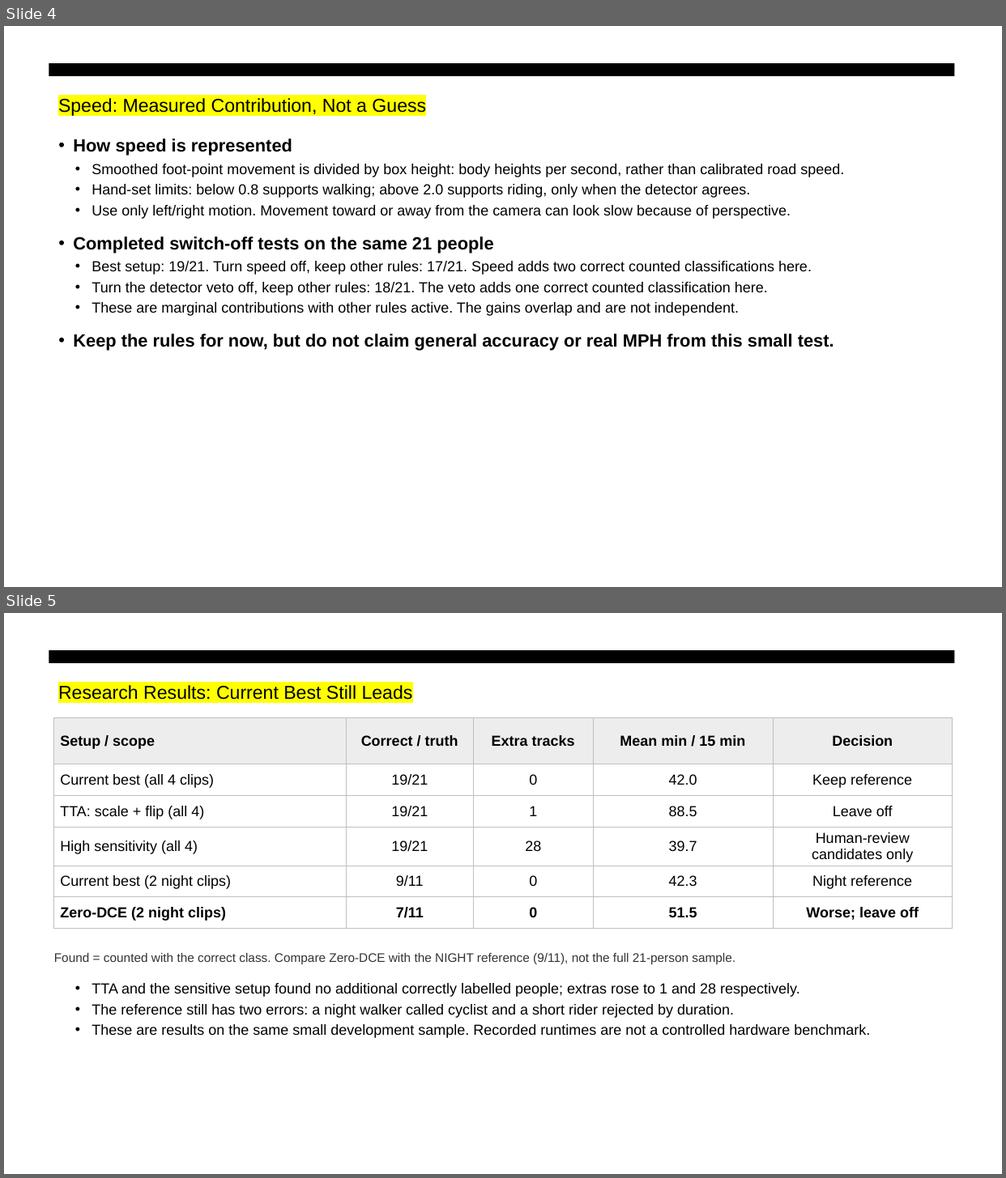
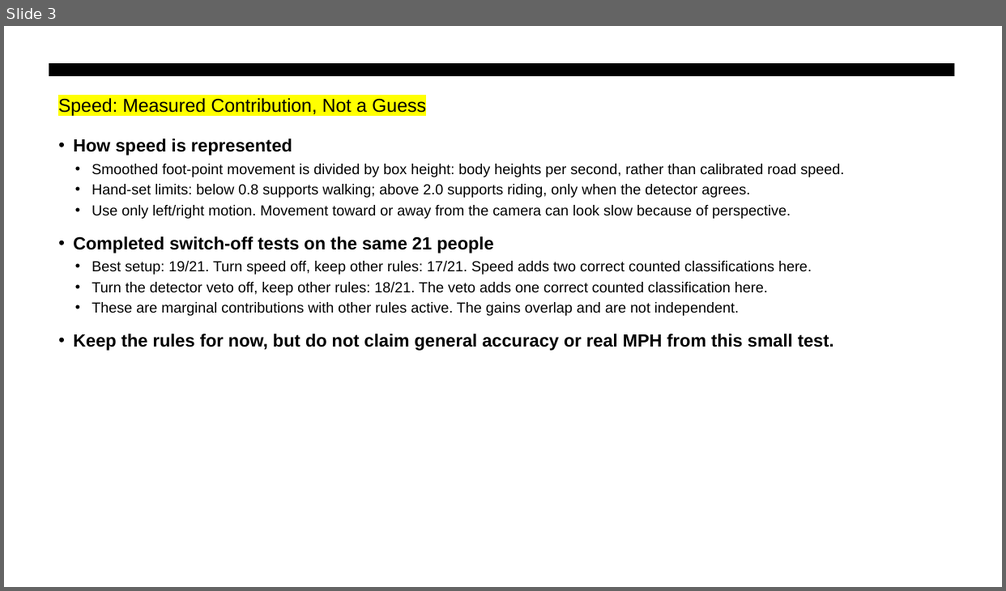
Before and after one commit to RithikaMathew/objectDetect, a slide deck: reports/presentations/bike_weekly_meeting_10_19_results.pptx. Shown one above the other, each under a label of ours: slides 4 and 5 before the commit, slide 3 after it. The pictures are 1006x1178 and 1006x591 pixels, drawn with LibreOffice and Linux fonts; fonts in the diff are those of the drawing. Boxes give left, top, right and bottom in pixels: in the first picture for what was removed or moved away, otherwise in the second. Text is boxed around its words. In the diff, an @@ line names an element or a change of style, - is before the commit and + after.

```diff
--- a/reports/presentations/bike_weekly_meeting_10_19_results.pptx
+++ b/reports/presentations/bike_weekly_meeting_10_19_results.pptx
@@ slide 5 removed at (4,613,1002,1174), background #FFFFFF; not listed: 1 template element that a slide beside it also shows @@
@@ text removed at (58,685,413,700) @@
-Research Results: Current Best Still Leads
@@ table removed at (54,717,953,924), 6 rows, 5 columns @@
-Setup / scope | Correct / truth | Extra tracks | Mean min / 15 min | Decision
-Current best (all 4 clips) | 19/21 | 0 | 42.0 | Keep reference
-TTA: scale + flip (all 4) | 19/21 | 1 | 88.5 | Leave off
-High sensitivity (all 4) | 19/21 | 28 | 39.7 | Human-review candidates only
-Current best (2 night clips) | 9/11 | 0 | 42.3 | Night reference
-Zero-DCE (2 night clips) | 7/11 | 0 | 51.5 | Worse; leave off
@@ text removed at (54,953,735,965) @@
-Found = counted with the correct class. Compare Zero-DCE with the NIGHT reference (9/11), not the full 21-person sample.
@@ text removed at (91,983,870,1038) @@
-• TTA and the sensitive setup found no additional correctly labelled people; extras rose to 1 and 28 respectively.
-• The reference still has two errors: a night walker called cyclist and a short rider rejected by duration.
-• These are results on the same small development sample. Recorded runtimes are not a controlled hardware benchmark.
@@ what was slide 4 is now slide 3 @@
```
Also in this commit, not shown: 1 slide changed, 6 slides added, 9 other slides removed, 45 other files.
